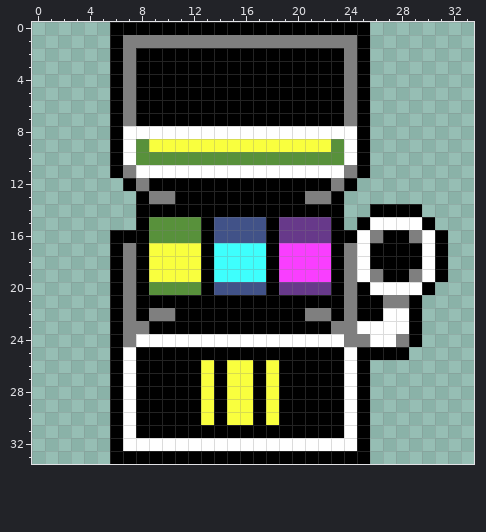
A pixel-art sprite gets an edit: machine/slot_machine_2.png. This is how it looked before the edit.
The file is 34x34 pixels.
The result:
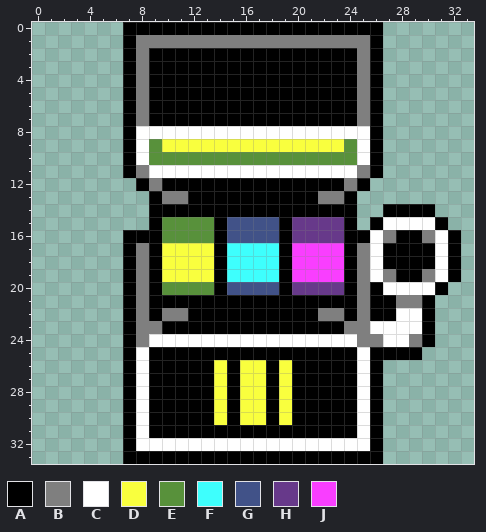
Palette (. is transparent): A #000000  B #7f7f7f  C #ffffff  D #f9ff3e  E #58913b  F #3efffd  G #415288  H #67398a  J #f93eff
From old to new:
@@ x 0..33 @@
- 0 ......AAAAAAAAAAAAAAAAAAAA........
- 1 ......ABBBBBBBBBBBBBBBBBBA........
- 2 ......ABAAAAAAAAAAAAAAAABA........
- 3 ......ABAAAAAAAAAAAAAAAABA........
- 4 ......ABAAAAAAAAAAAAAAAABA........
- 5 ......ABAAAAAAAAAAAAAAAABA........
- 6 ......ABAAAAAAAAAAAAAAAABA........
- 7 ......ABAAAAAAAAAAAAAAAABA........
- 8 ......ACCCCCCCCCCCCCCCCCCA........
- 9 ......ACEDDDDDDDDDDDDDDECA........
-10 ......ACEEEEEEEEEEEEEEEECA........
-11 ......ABCCCCCCCCCCCCCCCCBA........
-12 .......ABAAAAAAAAAAAAAABA.........
-13 ........ABBAAAAAAAAAABBA..........
-14 ........AAAAAAAAAAAAAAAA..AAAA....
-15 ........AEEEEAGGGGAHHHHA.ACCCCA...
-16 ......AAAEEEEAGGGGAHHHHAACBAABCA..
-17 ......ABADDDDAFFFFAJJJJABCAAAACA..
-18 ......ABADDDDAFFFFAJJJJABCAAAACA..
-19 ......ABADDDDAFFFFAJJJJABCBAABCA..
-20 ......ABAEEEEAGGGGAHHHHABACCCCA...
-21 ......ABAAAAAAAAAAAAAAAABAABBA....
-22 ......ABABBAAAAAAAAAABBABAACCA....
-23 ......ABBAAAAAAAAAAAAAABBCCCCA....
-24 ......ABCCCCCCCCCCCCCCCCBBCCBA....
-25 ......ACAAAAAAAAAAAAAAAACAAAA.....
-26 ......ACAAAAADADDADAAAAACA........
-27 ......ACAAAAADADDADAAAAACA........
-28 ......ACAAAAADADDADAAAAACA........
-29 ......ACAAAAADADDADAAAAACA........
-30 ......ACAAAAADADDADAAAAACA........
-31 ......ACAAAAAAAAAAAAAAAACA........
-32 ......ACCCCCCCCCCCCCCCCCCA........
-33 ......AAAAAAAAAAAAAAAAAAAA........
+ 0 .......AAAAAAAAAAAAAAAAAAAA.......
+ 1 .......ABBBBBBBBBBBBBBBBBBA.......
+ 2 .......ABAAAAAAAAAAAAAAAABA.......
+ 3 .......ABAAAAAAAAAAAAAAAABA.......
+ 4 .......ABAAAAAAAAAAAAAAAABA.......
+ 5 .......ABAAAAAAAAAAAAAAAABA.......
+ 6 .......ABAAAAAAAAAAAAAAAABA.......
+ 7 .......ABAAAAAAAAAAAAAAAABA.......
+ 8 .......ACCCCCCCCCCCCCCCCCCA.......
+ 9 .......ACEDDDDDDDDDDDDDDECA.......
+10 .......ACEEEEEEEEEEEEEEEECA.......
+11 .......ABCCCCCCCCCCCCCCCCBA.......
+12 ........ABAAAAAAAAAAAAAABA........
+13 .........ABBAAAAAAAAAABBA.........
+14 .........AAAAAAAAAAAAAAAA..AAAA...
+15 .........AEEEEAGGGGAHHHHA.ACCCCA..
+16 .......AAAEEEEAGGGGAHHHHAACBAABCA.
+17 .......ABADDDDAFFFFAJJJJABCAAAACA.
+18 .......ABADDDDAFFFFAJJJJABCAAAACA.
+19 .......ABADDDDAFFFFAJJJJABCBAABCA.
+20 .......ABAEEEEAGGGGAHHHHABACCCCA..
+21 .......ABAAAAAAAAAAAAAAAABAABBA...
+22 .......ABABBAAAAAAAAAABBABAACCA...
+23 .......ABBAAAAAAAAAAAAAABBCCCCA...
+24 .......ABCCCCCCCCCCCCCCCCBBCCBA...
+25 .......ACAAAAAAAAAAAAAAAACAAAA....
+26 .......ACAAAAADADDADAAAAACA.......
+27 .......ACAAAAADADDADAAAAACA.......
+28 .......ACAAAAADADDADAAAAACA.......
+29 .......ACAAAAADADDADAAAAACA.......
+30 .......ACAAAAADADDADAAAAACA.......
+31 .......ACAAAAAAAAAAAAAAAACA.......
+32 .......ACCCCCCCCCCCCCCCCCCA.......
+33 .......AAAAAAAAAAAAAAAAAAAA.......
Boxes around the changes in both pictures, in picture pixels (x1, y1, x2, y2):
changed: (110, 22, 461, 464)
